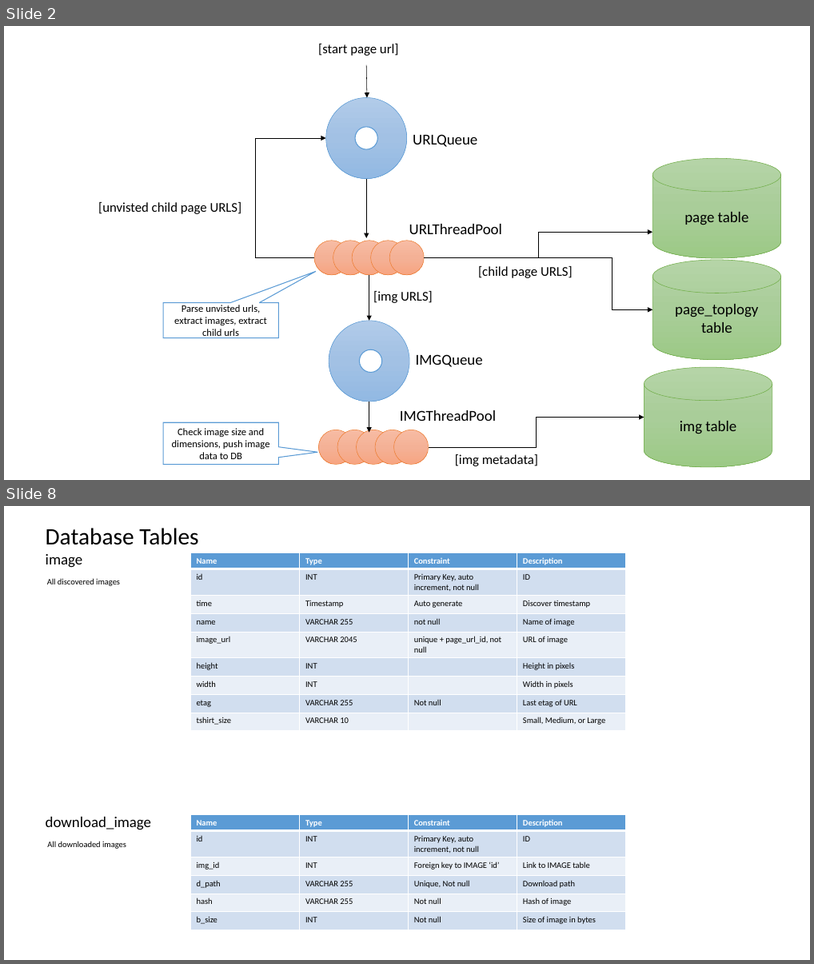
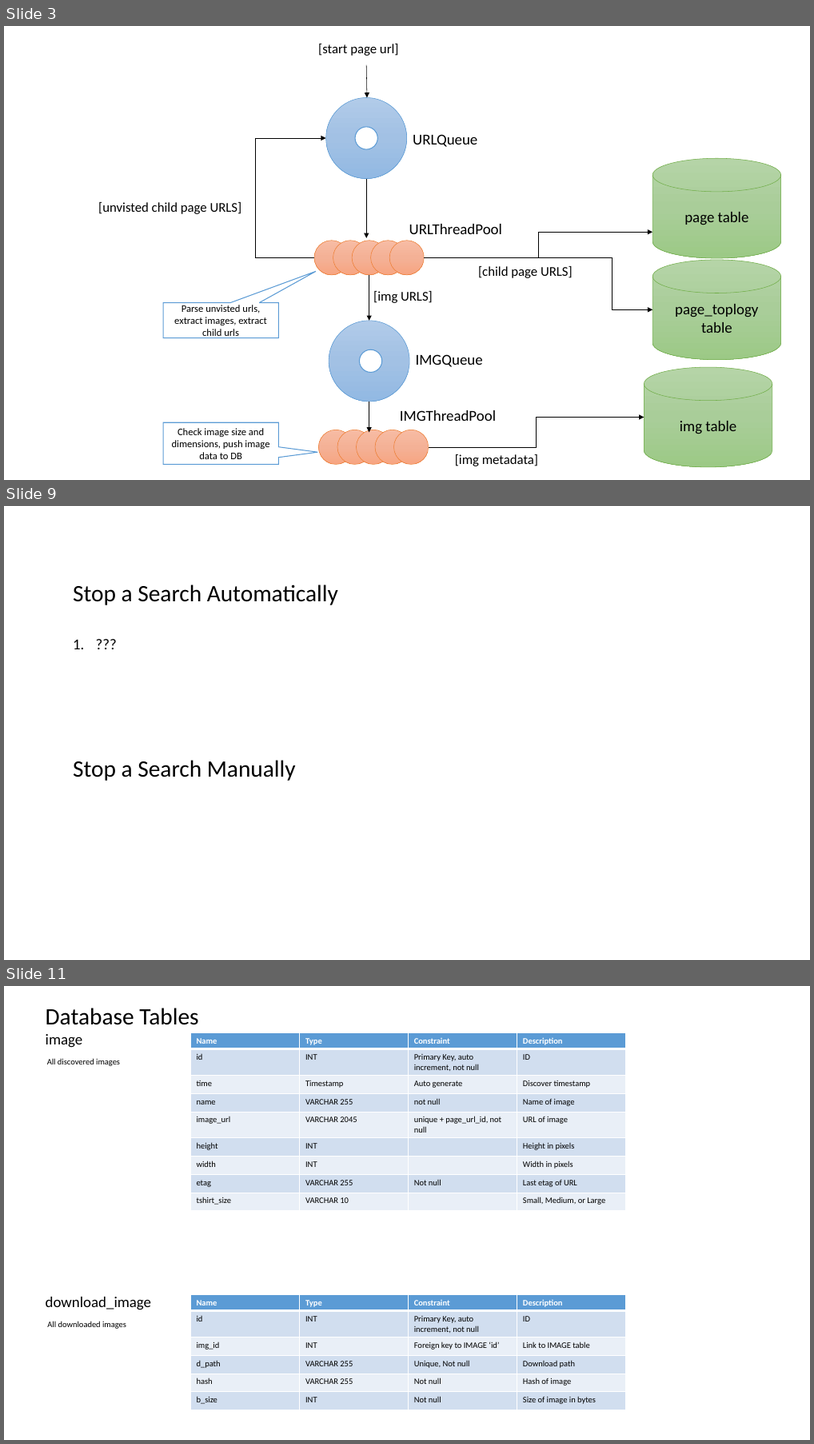
Before and after one commit to datim/squid, a slide deck: docs/design.pptx. Shown one above the other, each under a label of ours: slides 2 and 8 before the commit, slides 3, 9 and 11 after it; the slides between them are not shown. The pictures are 814x964 and 814x1444 pixels, drawn with LibreOffice and Linux fonts; fonts in the diff are those of the drawing. Boxes give left, top, right and bottom in pixels: in the first picture for what was removed or moved away, otherwise in the second. Text is boxed around its words. In the diff, an @@ line names an element or a change of style, - is before the commit and + after.

```diff
--- a/docs/design.pptx
+++ b/docs/design.pptx
@@ slide 9 added at (x1=4, y1=506, x2=810, y2=960), background #FFFFFF @@
@@ text added at (x1=73, y1=584, x2=338, y2=780), 28 pt, text #000000 @@
+Stop a Search Automatically
+1. ???
+Stop a Search Manually
@@ what was slide 2 is now slide 3 @@
@@ what was slide 8 is now slide 11 @@
```
Also in this commit, not shown: 5 slides changed, 2 other slides added.
